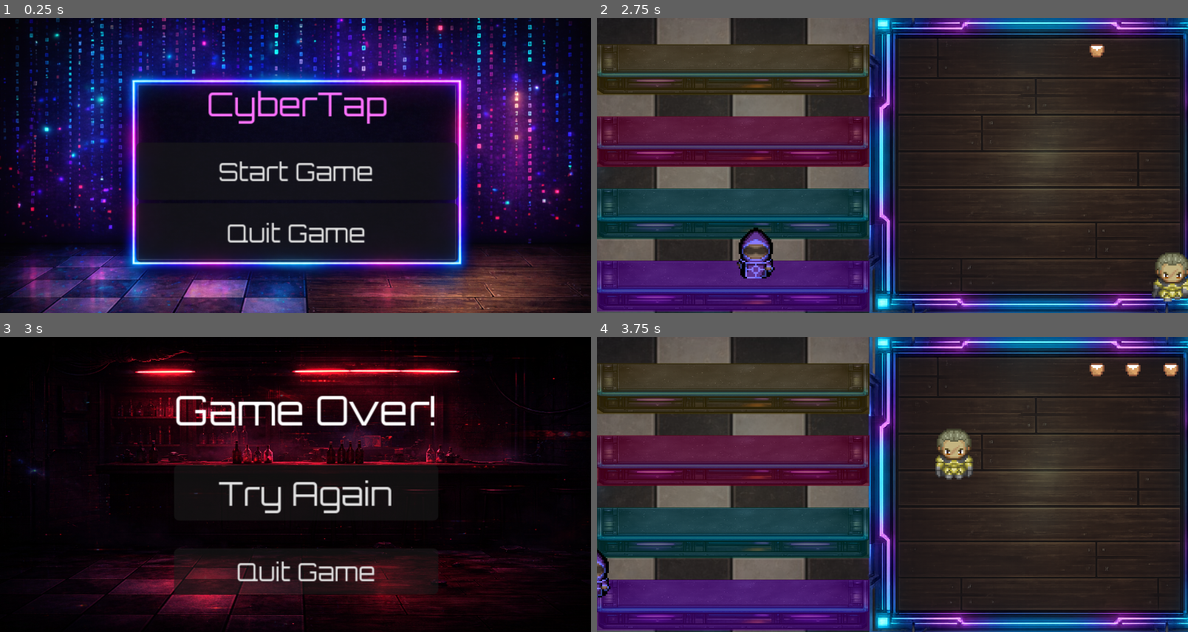
Above: before the commit, frames 1-4 (two rows, left to right).
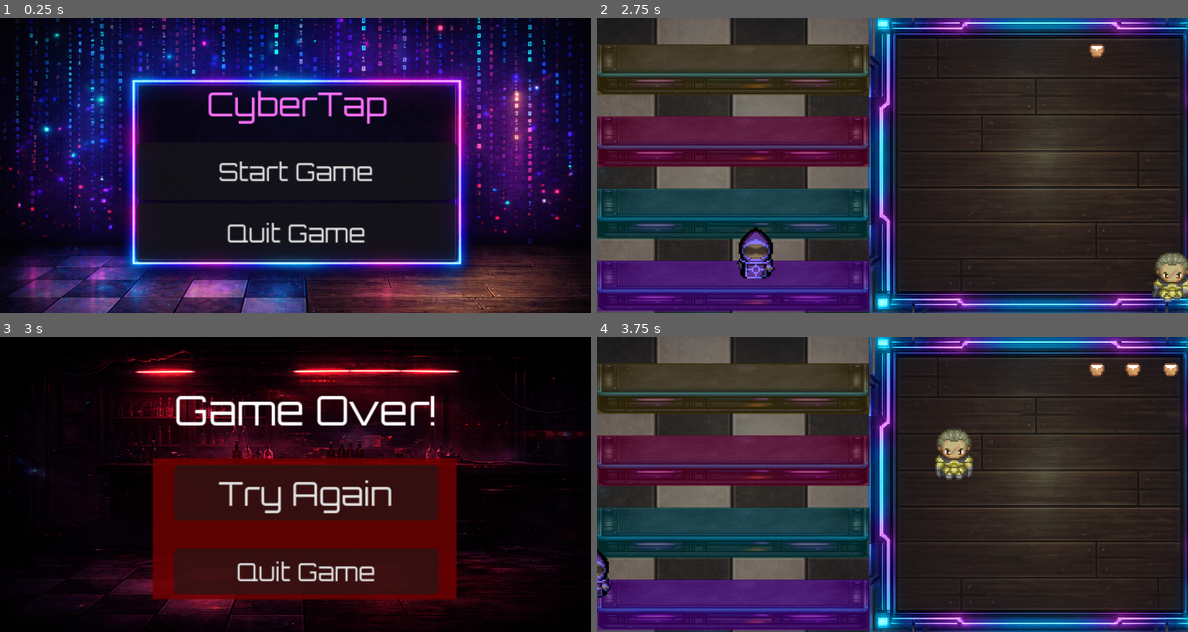
Above: after the commit, the same moments.

Repository: CCV-JamesNye/Game-Programming
Game: Godot game, scene res://Scenes/main_menu.tscn
Same seed, same stepped clock (60 frames per second), same inputs: the game is played once before the commit and once after it.
Inputs:
- Up to frame 1 (0.25 s): no input
- Up to frame 2 (2.75 s): click "Start Game" at 0.5 s; hold D (right) 1.28-2.03 s; hold E (serve) 1.28-2.03 s; hold S (down) from 2.03 s (still down); tap E (serve) at 2.1 s
- Up to frame 3 (3 s): release S (down) at 2.78 s; hold D (right) from 2.78 s (still down); hold E (serve) from 2.78 s (still down)
- Up to frame 4 (3.75 s): release D (right) at 3.5 s; release E (serve) at 3.5 s; click "Try Again" at 3.5 s

Frames 1-2 are identical in both runs. In frame 3, 19% of the frame differs, in the area x 25-78%, y 41-89%; in frame 4, nothing differs.

Commit message:
Accessibility Update 2
- improved color contrast in pause menu and game over menu UI by adding darker backgrounds under the buttons to aid in readability

Diff:
--- a/cyber-tap/Scenes/CyberTapBar.tscn
+++ b/cyber-tap/Scenes/CyberTapBar.tscn
@@ -499,9 +499,11 @@
 process_mode = 2
 
 [node name="ColorRect" type="ColorRect" parent="PauseMenu" unique_id=723078137]
-offset_right = 210.0
-offset_bottom = 180.0
-color = Color(0, 0, 0, 0.72156864)
+offset_left = 7.0
+offset_top = 13.0
+offset_right = 204.0
+offset_bottom = 171.0
+color = Color(0.3137255, 0.37254903, 1, 1)
 
 [node name="Panel" type="Panel" parent="PauseMenu" unique_id=967273204]
 modulate = Color(0.9166399, 0.91663986, 0.9166398, 1)
@@ -537,6 +539,13 @@
 theme_override_fonts/font = ExtResource("17_b0jud")
 theme_override_font_sizes/font_size = 20
 text = "Quit Game"
+
+[node name="ColorRect2" type="ColorRect" parent="PauseMenu" unique_id=437454723]
+offset_left = 211.0
+offset_top = 116.0
+offset_right = 344.0
+offset_bottom = 156.0
+color = Color(0.85490197, 0.09803922, 0.7176471, 0.9372549)
 
 [node name="ToggleShake" type="Button" parent="PauseMenu" unique_id=137735858]
 offset_left = 214.0
--- a/cyber-tap/Scenes/game_over.tscn
+++ b/cyber-tap/Scenes/game_over.tscn
@@ -26,6 +26,14 @@
 grow_vertical = 2
 texture = ExtResource("2_eoghk")
 expand_mode = 1
+
+[node name="ColorRect" type="ColorRect" parent="." unique_id=1187098516]
+layout_mode = 0
+offset_left = 93.0
+offset_top = 74.0
+offset_right = 278.0
+offset_bottom = 160.0
+color = Color(0.41568628, 0, 0, 0.8745098)
 
 [node name="VBoxContainer" type="VBoxContainer" parent="." unique_id=2117317432]
 layout_mode = 1
